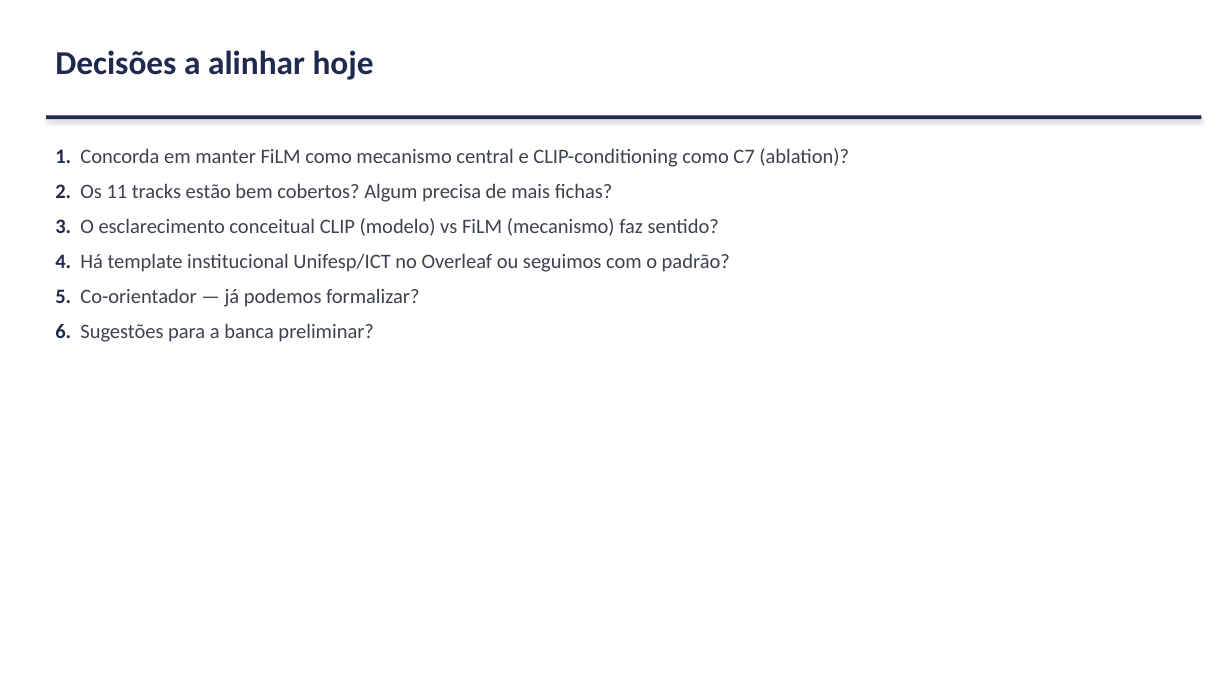
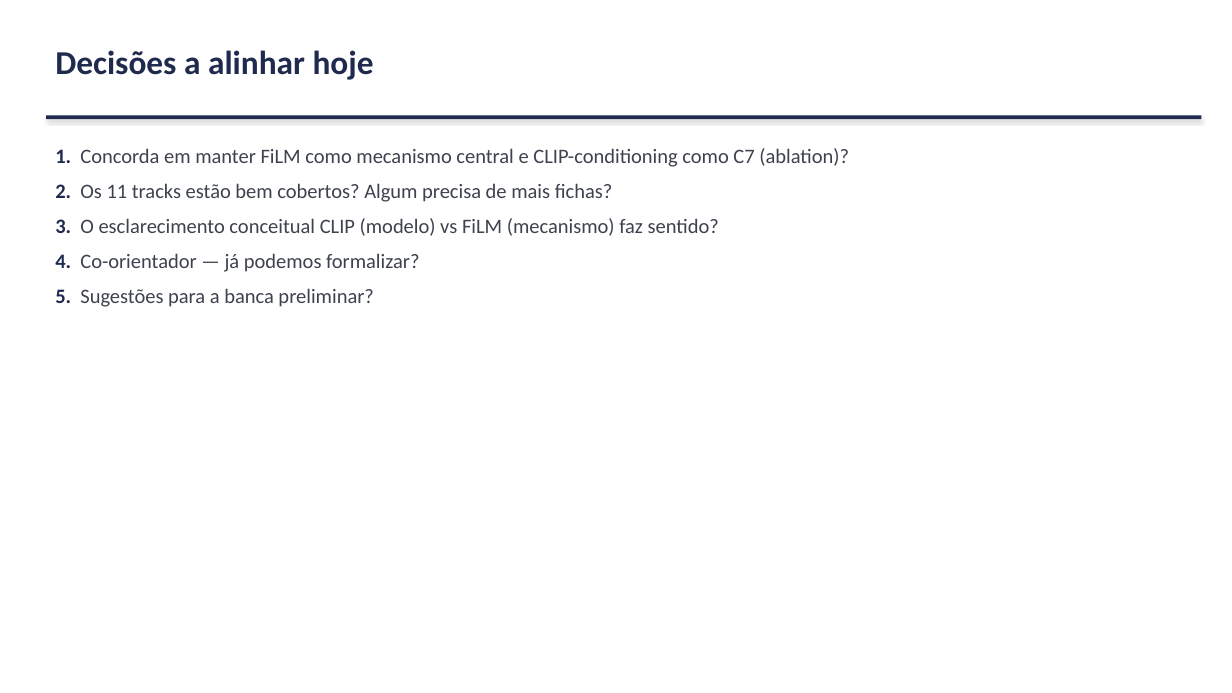
Before and after one commit to marcellozzetti/Facial-Recognition-Models-Mitigating-Bias, a slide deck: slide 22 of docs/ativo/material_reuniao_orientador_2026-06-15.pptx. Drawn at 1232x693 pixels with LibreOffice and Linux fonts; fonts in the diff are those of the drawing. Boxes give left, top, right and bottom in pixels: in the first picture for what was removed or moved away, otherwise in the second. Text is boxed around its words. In the diff, an @@ line names an element or a change of style, - is before the commit and + after.

```diff
--- a/docs/ativo/material_reuniao_orientador_2026-06-15.pptx
+++ b/docs/ativo/material_reuniao_orientador_2026-06-15.pptx
@@ text at [55,253,419,307]: text changed @@
-4. Há template institucional Unifesp/ICT no Overleaf ou seguimos com o padrão?
-5. Co-orientador — já podemos formalizar?
-6. Sugestões para a banca preliminar?
+4. Co-orientador — já podemos formalizar?
+5. Sugestões para a banca preliminar?
```
Also in this commit, not shown: 1 other slide changed, 1 other file.
